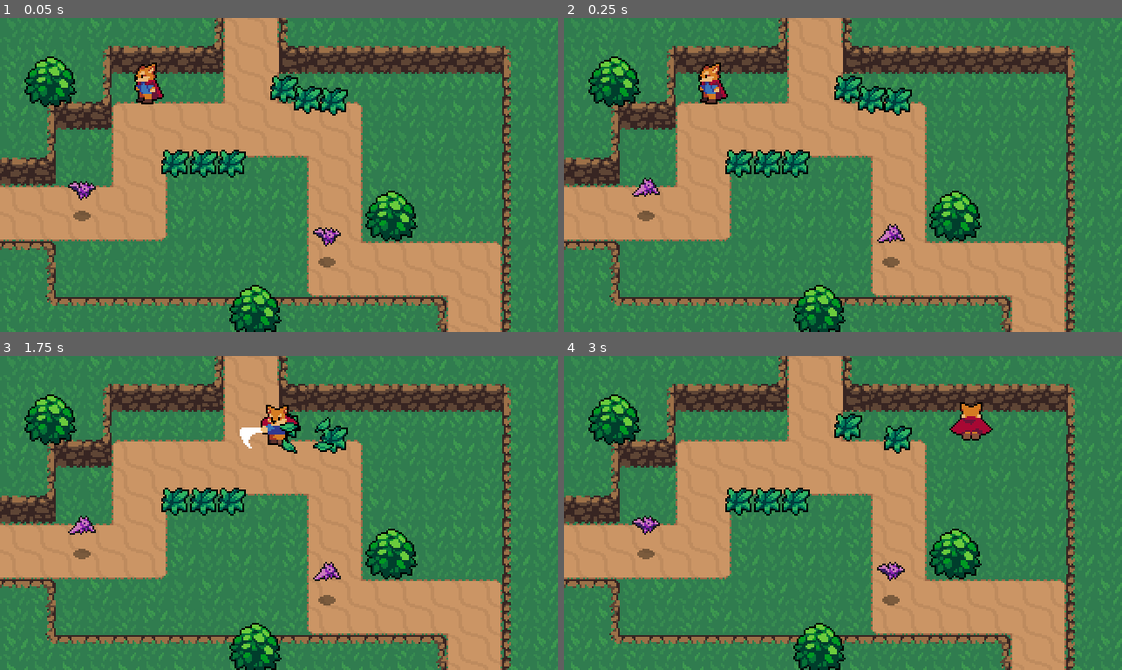
Above: before the commit, frames 1-4 (two rows, left to right).
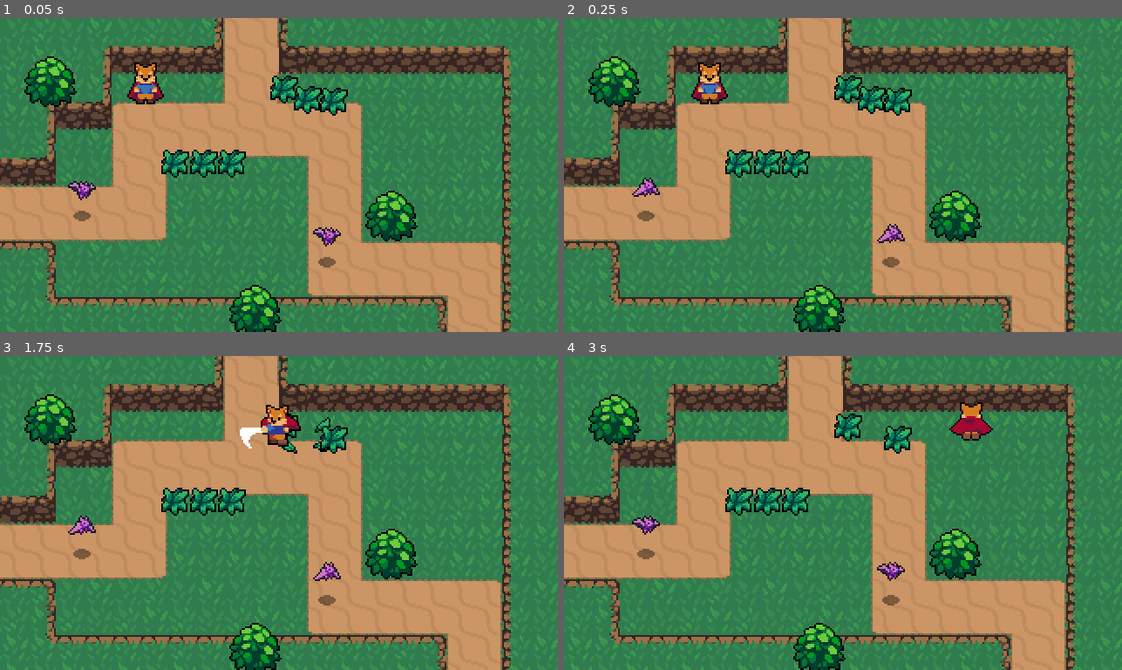
Above: after the commit, the same moments.

Repository: thepydtyper/game-foxrun
Game: Godot game, scene res://World.tscn
Same seed, same stepped clock (60 frames per second), same inputs: the game is played once before the commit and once after it.
Inputs (mouse positions are in pixels of both pictures, inside the frame that each line leads up to):
- Up to frame 1 (0.05 s): no input
- Up to frame 2 (0.25 s): no input
- Up to frame 3 (1.75 s): move the mouse to (401, 497) at 0.52 s; hold Right (ui_right) 0.53-1.28 s; tap Space (roll) at 0.6, 1.55 s; move the mouse to (167, 528) at 1.27 s; hold Down (ui_down) from 1.28 s (still down); click (167, 528) at 1.35 s
- Up to frame 4 (3 s): move the mouse to (898, 443) at 2.02 s; release Down (ui_down) at 2.03 s; hold Right (ui_right) 2.03-2.78 s; tap Space (roll) at 2.1, 2.85 s; move the mouse to (815, 575) at 2.77 s; hold Up (ui_up) from 2.78 s (still down)

The runs differ from the first frame. In frame 1, 0.3% of the frame differs, in the area x 22-29%, y 14-28%; in frame 2, 0.3%; in frame 3, 0.2%; in frame 4, nothing differs.

Commit message:
added reuseable death effect animation and script

Diff:
--- /dev/null
+++ b/Effects/Effect.gd
@@ -0,0 +1,11 @@
+extends AnimatedSprite
+
+func _ready():
+
+	self.connect("animation_finished", self, "_on_animation_finished")
+	frame = 0
+	play("Animate")
+
+
+func _on_animation_finished():
+	queue_free()
--- /dev/null
+++ b/Effects/EnemyDeathEffect.tscn
@@ -0,0 +1,58 @@
+[gd_scene load_steps=14 format=2]
+
+[ext_resource path="res://Effects/EnemyDeathEffect.png" type="Texture" id=1]
+[ext_resource path="res://Effects/Effect.gd" type="Script" id=2]
+
+[sub_resource type="AtlasTexture" id=1]
+atlas = ExtResource( 1 )
+region = Rect2( 0, 0, 32, 32 )
+
+[sub_resource type="AtlasTexture" id=2]
+atlas = ExtResource( 1 )
+region = Rect2( 32, 0, 32, 32 )
+
+[sub_resource type="AtlasTexture" id=3]
+atlas = ExtResource( 1 )
+region = Rect2( 64, 0, 32, 32 )
+
+[sub_resource type="AtlasTexture" id=4]
+atlas = ExtResource( 1 )
+region = Rect2( 96, 0, 32, 32 )
+
+[sub_resource type="AtlasTexture" id=5]
+atlas = ExtResource( 1 )
+region = Rect2( 128, 0, 32, 32 )
+
+[sub_resource type="AtlasTexture" id=6]
+atlas = ExtResource( 1 )
+region = Rect2( 160, 0, 32, 32 )
+
+[sub_resource type="AtlasTexture" id=7]
+atlas = ExtResource( 1 )
+region = Rect2( 192, 0, 32, 32 )
+
+[sub_resource type="AtlasTexture" id=8]
+atlas = ExtResource( 1 )
+region = Rect2( 224, 0, 32, 32 )
+
+[sub_resource type="AtlasTexture" id=9]
+atlas = ExtResource( 1 )
+region = Rect2( 256, 0, 32, 32 )
+
+[sub_resource type="AtlasTexture" id=10]
+atlas = ExtResource( 1 )
+region = Rect2( 288, 0, 32, 32 )
+
+[sub_resource type="SpriteFrames" id=11]
+animations = [ {
+"frames": [ SubResource( 1 ), SubResource( 2 ), SubResource( 3 ), SubResource( 4 ), SubResource( 5 ), SubResource( 6 ), SubResource( 7 ), SubResource( 8 ), SubResource( 9 ), SubResource( 10 ) ],
+"loop": true,
+"name": "Animate",
+"speed": 15.0
+} ]
+
+[node name="EnemyDeathEffect" type="AnimatedSprite"]
+frames = SubResource( 11 )
+animation = "Animate"
+offset = Vector2( 0, -8 )
+script = ExtResource( 2 )
--- a/Effects/GrassEffect.gd
+++ /dev/null
@@ -1,12 +0,0 @@
-extends Node2D
-
-onready var animatedSprite = $AnimatedSprite
-
-func _ready():
-	animatedSprite.frame = 0
-	animatedSprite.play("Animate")
-
-
-func _on_AnimatedSprite_animation_finished():
-
-	queue_free()
--- a/Effects/GrassEffect.tscn
+++ b/Effects/GrassEffect.tscn
@@ -1,6 +1,6 @@
 [gd_scene load_steps=9 format=2]
 
-[ext_resource path="res://Effects/GrassEffect.gd" type="Script" id=1]
+[ext_resource path="res://Effects/Effect.gd" type="Script" id=1]
 [ext_resource path="res://Effects/GrassEffect.png" type="Texture" id=2]
 
 [sub_resource type="AtlasTexture" id=1]
@@ -26,18 +26,14 @@
 [sub_resource type="SpriteFrames" id=6]
 animations = [ {
 "frames": [ SubResource( 1 ), SubResource( 2 ), SubResource( 3 ), SubResource( 4 ), SubResource( 5 ) ],
-"loop": false,
+"loop": true,
 "name": "Animate",
 "speed": 15.0
 } ]
 
-[node name="GrassEffect" type="Node2D"]
-script = ExtResource( 1 )
-
-[node name="AnimatedSprite" type="AnimatedSprite" parent="."]
+[node name="GrassEffect" type="AnimatedSprite"]
 frames = SubResource( 6 )
 animation = "Animate"
-frame = 4
 centered = false
 offset = Vector2( -8, -8 )
-[connection signal="animation_finished" from="AnimatedSprite" to="." method="_on_AnimatedSprite_animation_finished"]
+script = ExtResource( 1 )
--- a/Enemies/Bat.gd
+++ b/Enemies/Bat.gd
@@ -1,4 +1,6 @@
 extends KinematicBody2D
+
+const EnemyDeathEffect = preload("res://Effects/EnemyDeathEffect.tscn")
 
 var knockback = Vector2.ZERO
 
@@ -24,3 +26,6 @@
 
 func _on_Stats_no_health():
 	queue_free()
+	var enemyDeathEffect = EnemyDeathEffect.instance()
+	get_parent().add_child(enemyDeathEffect)
+	enemyDeathEffect.global_position = global_position
--- a/Player/Player.gd
+++ b/Player/Player.gd
@@ -9,7 +9,7 @@
 
 var state = MOVE
 var velocity = Vector2.ZERO
-var roll_vector = Vector2.LEFT
+var roll_vector = Vector2.DOWN
 
 onready var animationPlayer = $AnimationPlayer
 onready var animationTree = $AnimationTree
--- a/Player/Player.tscn
+++ b/Player/Player.tscn
@@ -640,10 +640,10 @@
 tree_root = SubResource( 44 )
 anim_player = NodePath("../AnimationPlayer")
 parameters/playback = SubResource( 45 )
-parameters/Attack/blend_position = Vector2( -0.00468022, -0.00408912 )
-parameters/Idle/blend_position = Vector2( 0, 0 )
-parameters/Roll/blend_position = Vector2( 0.277472, -0.037931 )
-parameters/Run/blend_position = Vector2( 0, 0 )
+parameters/Attack/blend_position = Vector2( 0, 1 )
+parameters/Idle/blend_position = Vector2( 0, 1 )
+parameters/Roll/blend_position = Vector2( 0, 1 )
+parameters/Run/blend_position = Vector2( 0, 1 )
 
 [node name="HitboxPivot" type="Position2D" parent="."]
 position = Vector2( 0, -4 )
--- a/World/Grass.gd
+++ b/World/Grass.gd
@@ -1,12 +1,11 @@
 extends Node2D
+
+const GrassEffect = preload("res://Effects/GrassEffect.tscn")
 
 func create_grass_effect():
 
-	var GrassEffect = load("Effects/GrassEffect.tscn")
 	var grassEffect = GrassEffect.instance()
-	var world = get_tree().current_scene
-
-	world.add_child(grassEffect)
+	get_parent().add_child(grassEffect)
 	#set effect's position to the position of this (grass node)
 	grassEffect.global_position = global_position
 
